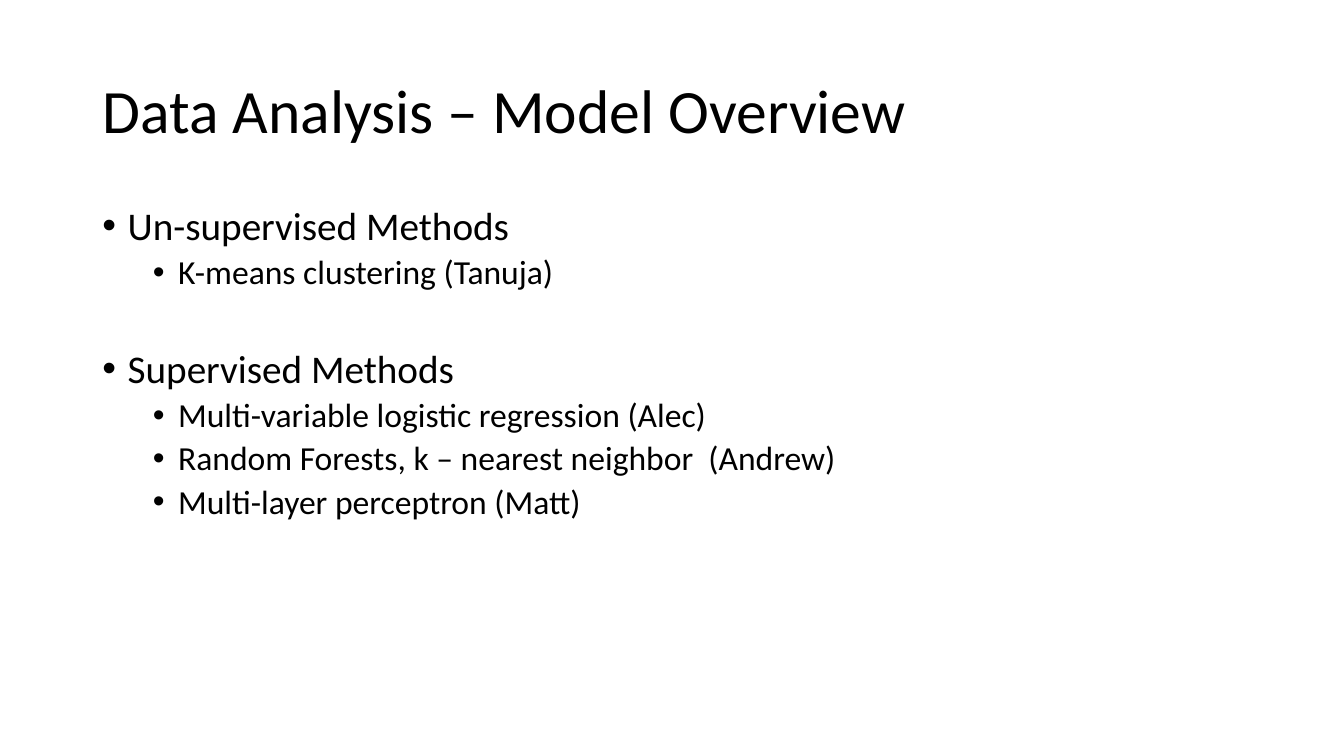
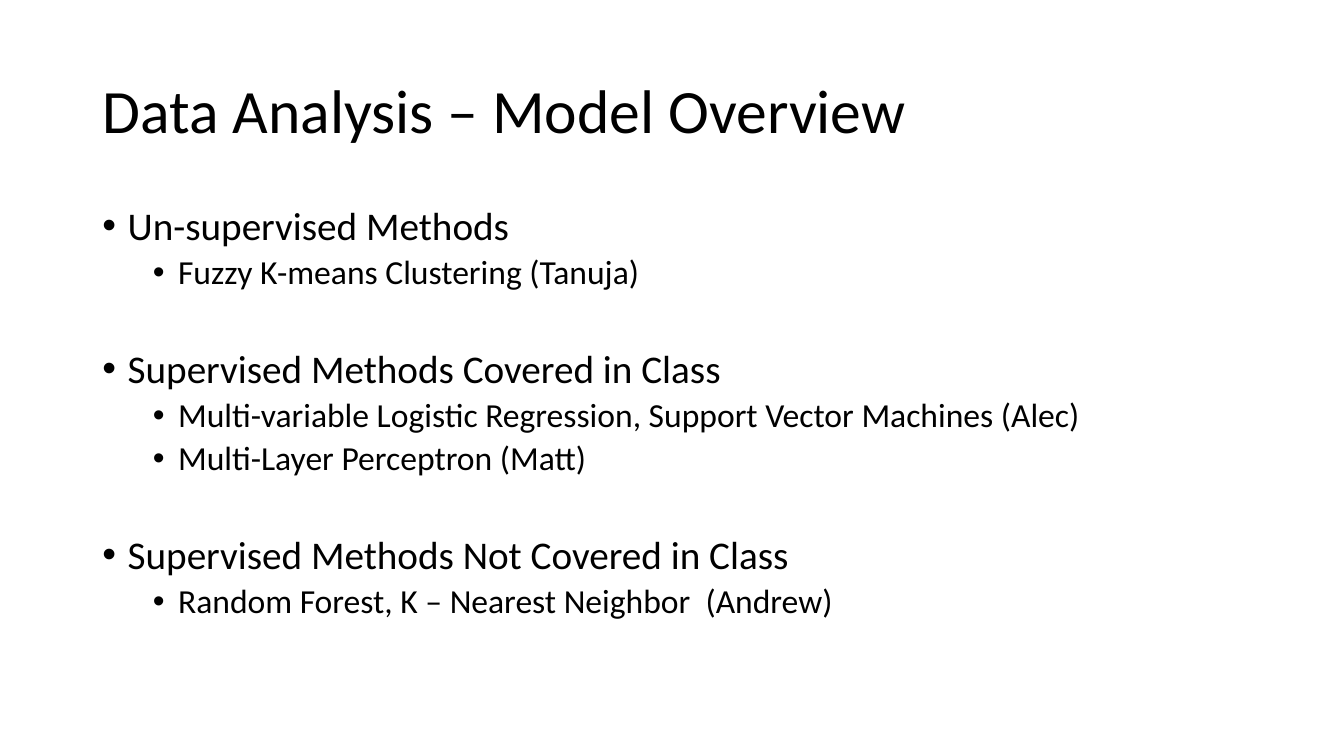
Before and after one commit to randm4940/CS-7830-Fall-2019-Project, a slide deck: slide 6 of documents/presentation.pptx (slide 8 before the commit). Drawn at 1344x756 pixels with LibreOffice and Linux fonts; fonts in the diff are those of the drawing. Boxes give left, top, right and bottom in pixels: in the first picture for what was removed or moved away, otherwise in the second. Text is boxed around its words. In the diff, an @@ line names an element or a change of style, - is before the commit and + after.

```diff
--- a/documents/presentation.pptx
+++ b/documents/presentation.pptx
@@ text at [128, 259, 1079, 619]: text changed @@
-  • K-means clustering (Tanuja)
-• Supervised Methods
-  • Multi-variable logistic regression (Alec)
-  • Random Forests, k – nearest neighbor (Andrew)
-  • Multi-layer perceptron (Matt)
+  • Fuzzy K-means Clustering (Tanuja)
+• Supervised Methods Covered in Class
+  • Multi-variable Logistic Regression, Support Vector Machines (Alec)
+  • Multi-Layer Perceptron (Matt)
+• Supervised Methods Not Covered in Class
+  • Random Forest, K – Nearest Neighbor (Andrew)
```
Also in this commit, not shown: 2 other slides changed, 9 slides added, 4 slides removed, 1 other file.
